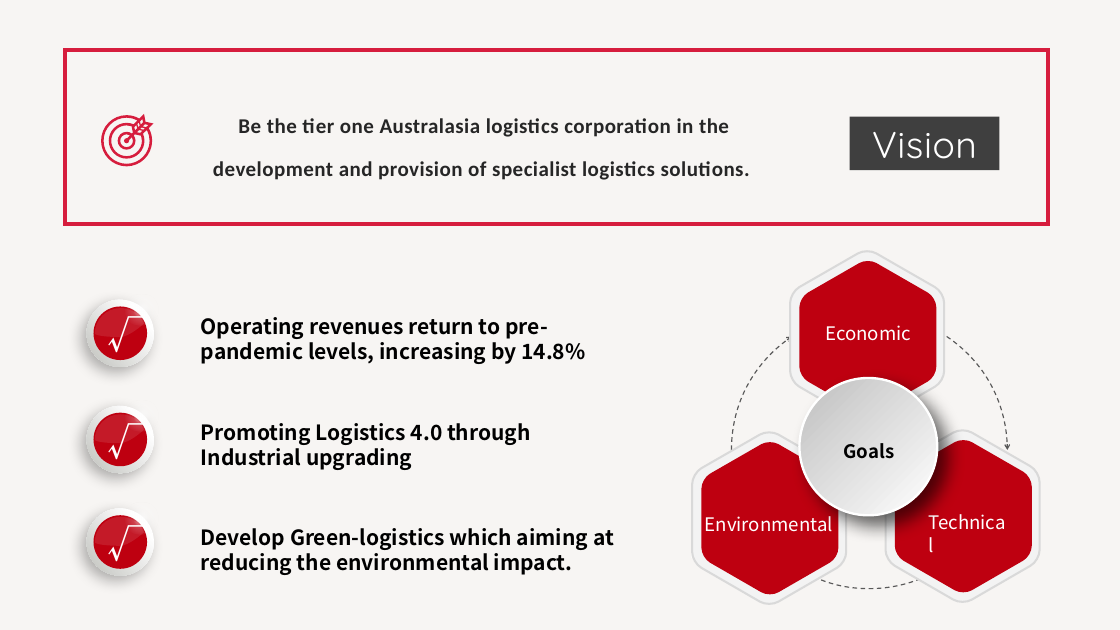
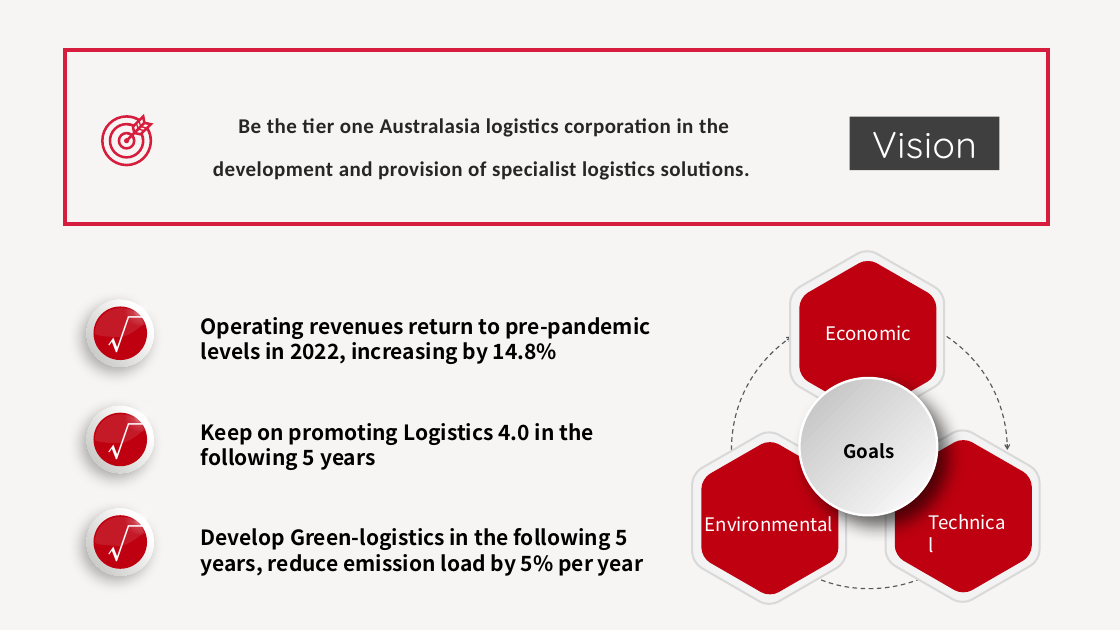
Before and after one commit to IsaacYaner/COMPStudy, a slide deck: slide 14 of GSOE9758/ASS/PPT mod.pptx. Drawn at 1120x630 pixels with LibreOffice and Linux fonts; fonts in the diff are those of the drawing. Boxes give left, top, right and bottom in pixels: in the first picture for what was removed or moved away, otherwise in the second. Text is boxed around its words. In the diff, an @@ line names an element or a change of style, - is before the commit and + after.

```diff
--- a/GSOE9758/ASS/PPT mod.pptx
+++ b/GSOE9758/ASS/PPT mod.pptx
@@ text at (201, 317, 650, 364): text changed @@
-Operating revenues return to pre-pandemic levels, increasing by 14.8%
+Operating revenues return to pre-pandemic levels in 2022, increasing by 14.8%
@@ text at (201, 423, 593, 470): text changed @@
-Promoting Logistics 4.0 through Industrial upgrading
+Keep on promoting Logistics 4.0 in the following 5 years
@@ text at (201, 528, 643, 576): text changed @@
-Develop Green-logistics which aiming at reducing the environmental impact.
+Develop Green-logistics in the following 5 years, reduce emission load by 5% per year
```
Also in this commit, not shown: 3 other slides changed, 8 other files.
